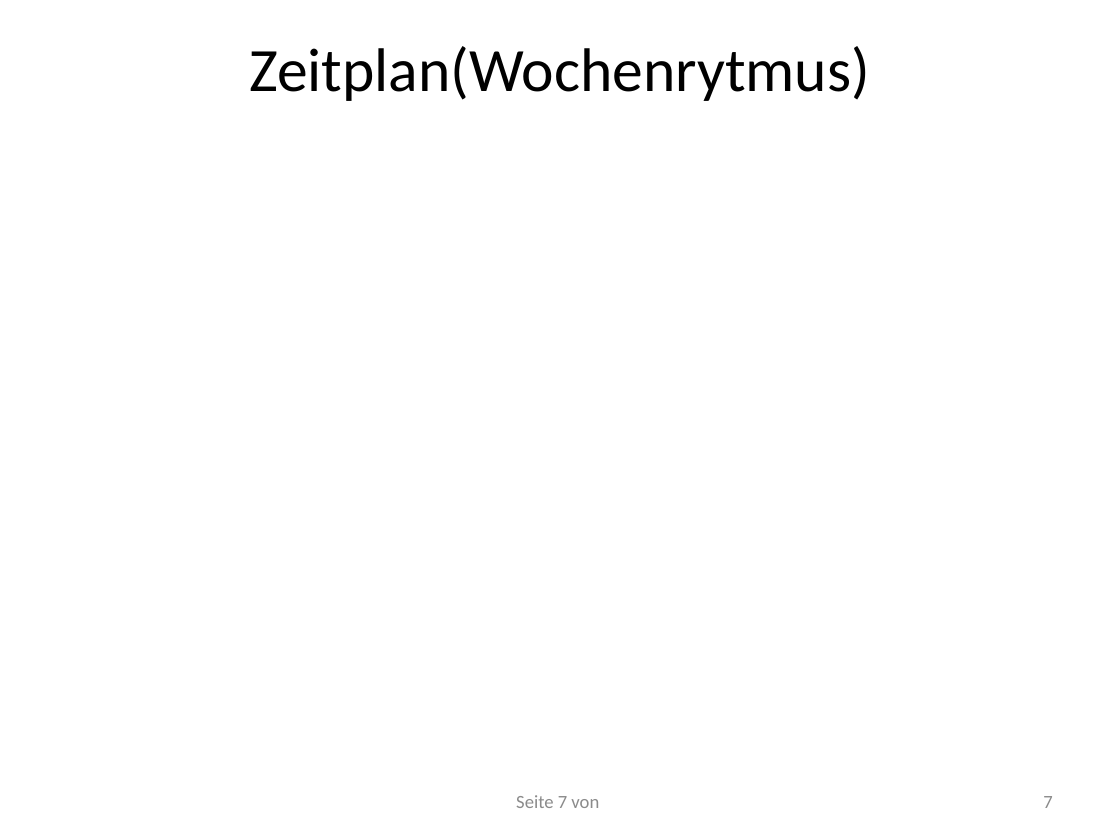
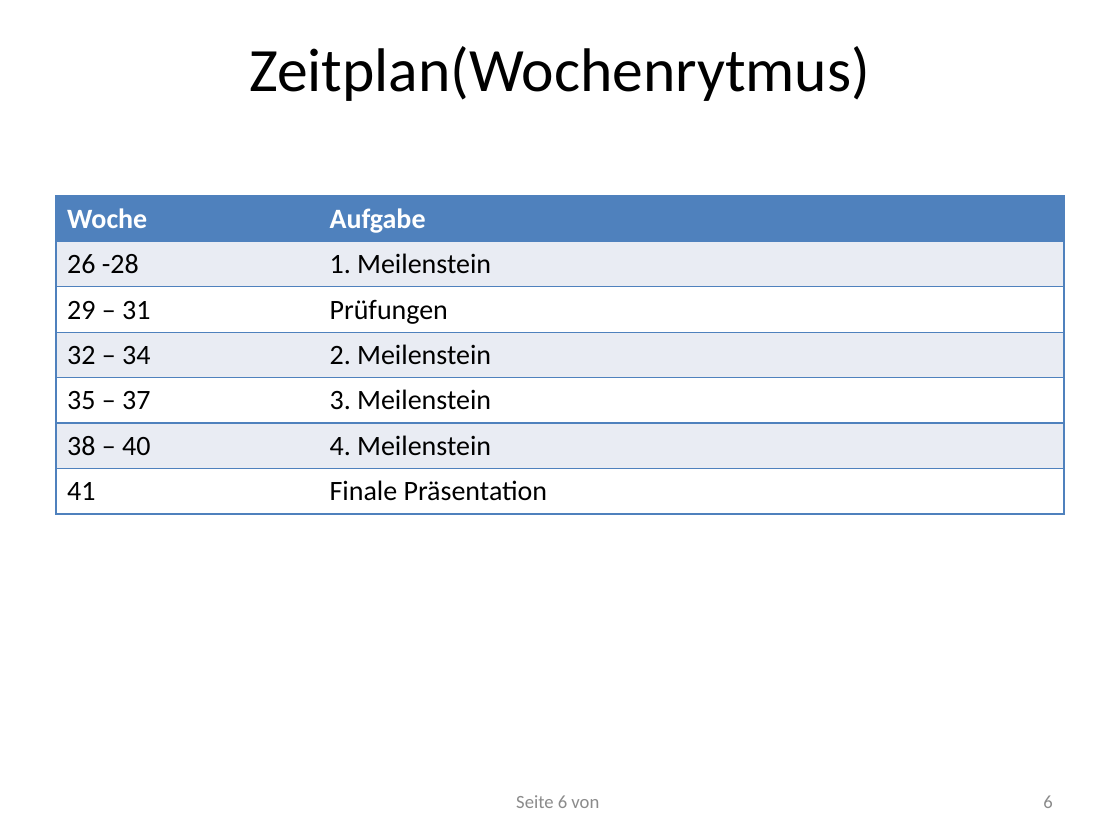
Before and after one commit to RamoramaInteractive/GDV-Projekt, a slide deck: slide 6 of Planungspraesentation-Mitte Juni/Planungspräsentation V. 1.pptx (slide 7 before the commit). Drawn at 1120x840 pixels with LibreOffice and Linux fonts; fonts in the diff are those of the drawing. Boxes give left, top, right and bottom in pixels: in the first picture for what was removed or moved away, otherwise in the second. Text is boxed around its words. In the diff, an @@ line names an element or a change of style, - is before the commit and + after.

```diff
--- a/Planungspraesentation-Mitte Juni/Planungspräsentation V. 1.pptx
+++ b/Planungspraesentation-Mitte Juni/Planungspräsentation V. 1.pptx
@@ table added at [56,196,1064,514], 7 rows, 2 columns @@
+Woche | Aufgabe
+26 -28 | 1. Meilenstein
+29 – 31 | Prüfungen
+32 – 34 | 2. Meilenstein
+35 – 37 | 3. Meilenstein
+38 – 40 | 4. Meilenstein
+41 | Finale Präsentation
@@ page number at [516,795,599,808]: text changed @@
-Seite 7 von
+Seite 6 von
@@ page number at [1043,795,1052,808]: text changed @@
-7
+6
```
Also in this commit, not shown: 2 other slides changed, 3 slides added, 4 slides removed, 3 other files.
